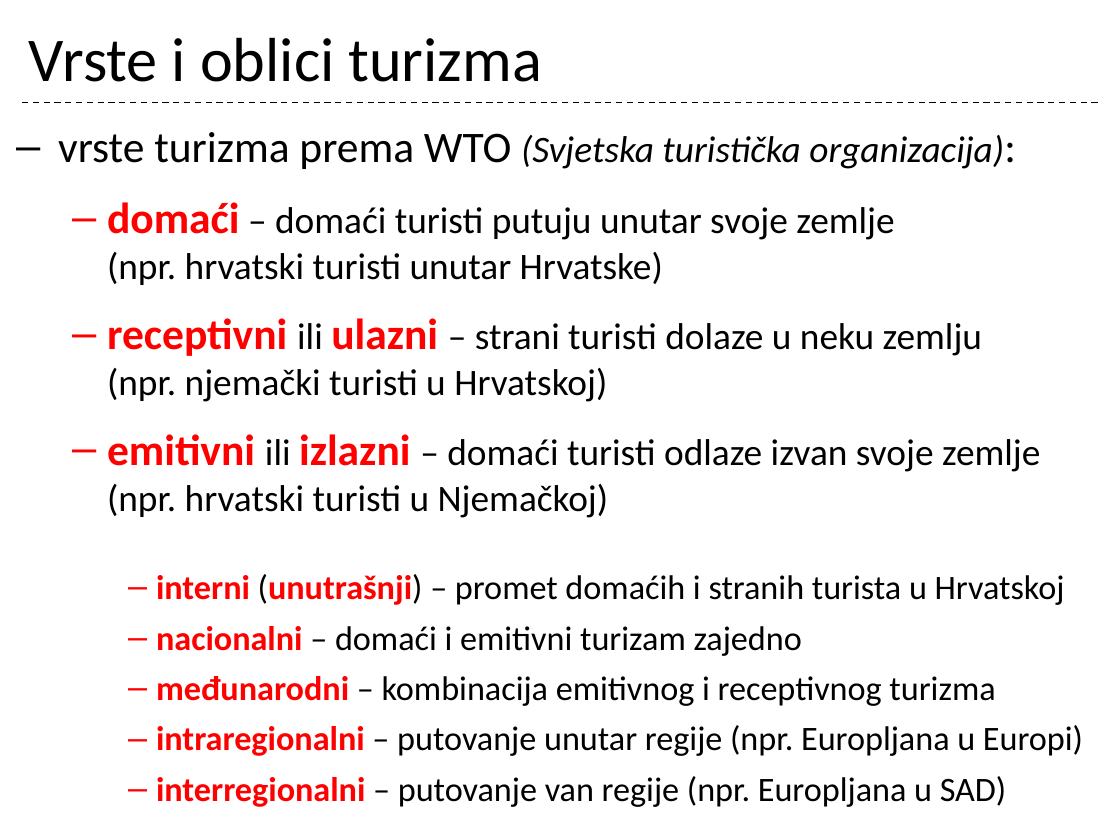
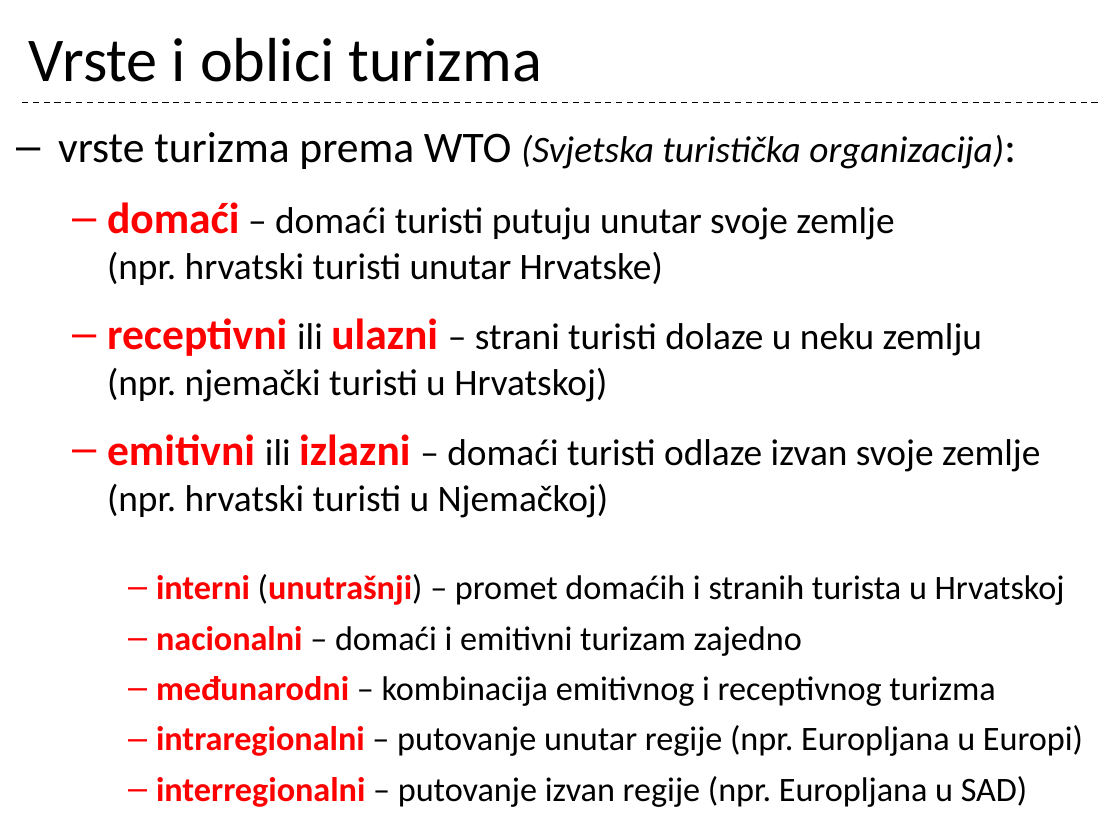
Before and after one commit to cornx/print, a slide deck: slide 20 of data/prezentacije/osnove_turizma/001_Turizam_uvod.pptx. Drawn at 1120x840 pixels with LibreOffice and Linux fonts; fonts in the diff are those of the drawing. Boxes give left, top, right and bottom in pixels: in the first picture for what was removed or moved away, otherwise in the second. Text is boxed around its words. In the diff, an @@ line names an element or a change of style, - is before the commit and + after.

```diff
--- a/data/prezentacije/osnove_turizma/001_Turizam_uvod.pptx
+++ b/data/prezentacije/osnove_turizma/001_Turizam_uvod.pptx
@@ text at [156,776,1028,807]: text changed @@
-    – interregionalni – putovanje van regije (npr. Europljana u SAD)
+    – interregionalni – putovanje izvan regije (npr. Europljana u SAD)
```
Also in this commit, not shown: 1 other slide changed, 1 other file.
